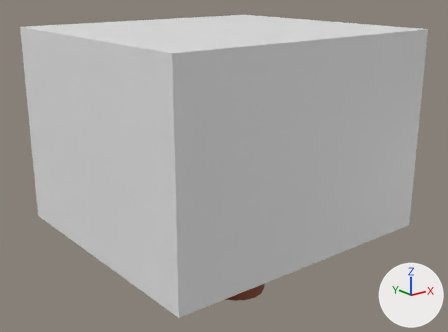
An edit to the glTF model internal/web/static/office/models/Deco_Plant_Monstera.gltf, drawn before and after from the same camera.
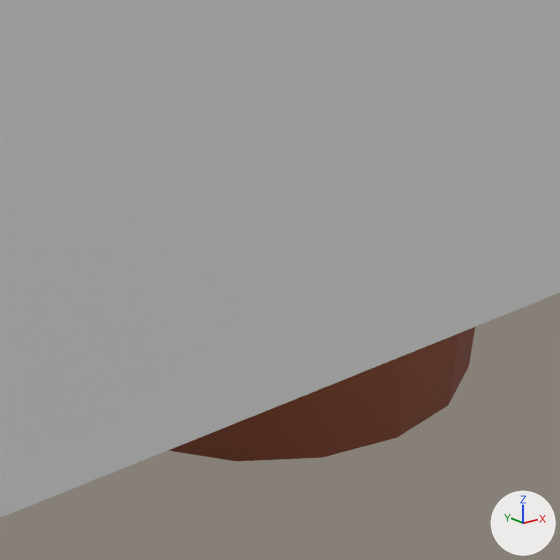
Each version appears first whole from a 50 mm camera at (-2.09, -2.5, 1.76) aimed at (-0.01, 0.1, 0.72), and next in a close-up on the part from 45% to 62% of the width and 73% to 94% of the height. Arrows for +X, +Y and +Z are at lower right; the lights stay in place. The first two pictures are the older version. Where no turn or scale is listed for an object, it has been applied to the vertices. Vertices at exactly the same position are counted once.

Objects in the first close-up: 'Deco_Plant_Monstera', 'Deco_Plant_Monstera_COL'.
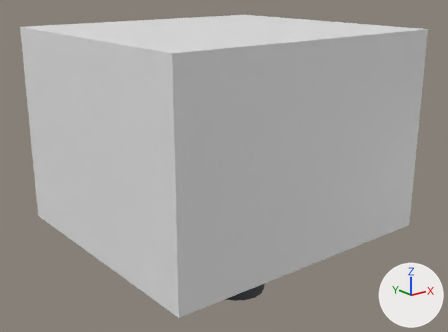
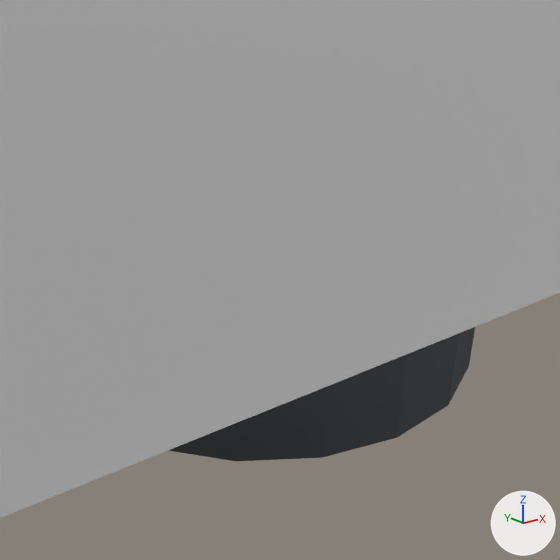
Location of each change, [x1, y1, x2, y2] in pixels of the close-ups (560 x 560 px):
part 1 of me_deco_plant_monstera, recoloured (brown to dark grey): [169, 327, 475, 461] in both

Edits to the bpy script that builds the scene:
```text
Add mat_rs_pot_concrete:
    mat_rs_pot_concrete = principled_material('RS_Pot_Concrete')
    mat_rs_pot_concrete.base_color = (0.0782, 0.0844, 0.0931)  # dark grey #4f5256
    mat_rs_pot_concrete.roughness = 0.9
Change me_deco_plant_monstera:
    where me_deco_plant_monstera.from_pydata(...)  # 492 vertices, 778 faces; spans x -0.82..0.77, y -0.6..0.85, z 0.0..1.47
    used by ob_deco_plant_monstera; location = (0.0, 0.0, 0.0)
    me_deco_plant_monstera part 1: all 60 faces that had it switch from mat_rs_pot_terracotta (brown #9a5236) to mat_rs_pot_concrete (dark grey #4f5256)
```
